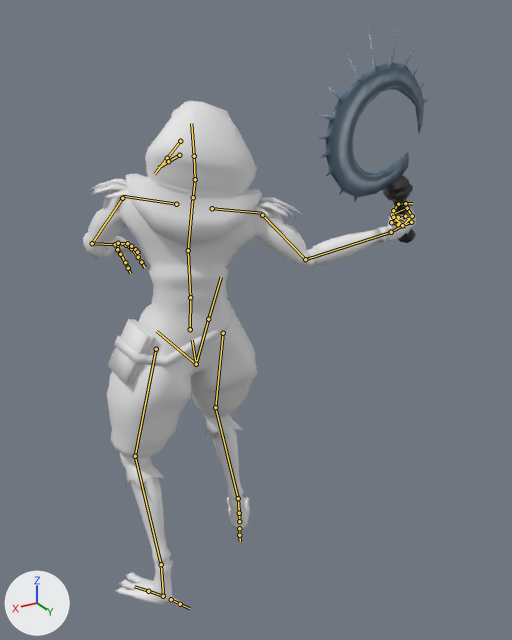
What one commit did to the FBX model Assets/Models/Characters/Classes/crow.fbx.
Rendered twice from a 50 mm lens placed at (0.97, 2.07, 2.02), pointed at (-0.29, -0.02, 0.97). Lighting does not change. The marker at lower left points along +X, +Y and +Z. The older version comes first. Both versions are drawn at frame 1 of the action 'metarig|basic'; the numbers are the values there. The bones that change, and the others that lie on the model, are drawn over the model as lines.

Names of what the first picture shows: 'belt', 'body', 'book', 'hood', 'scythe'.
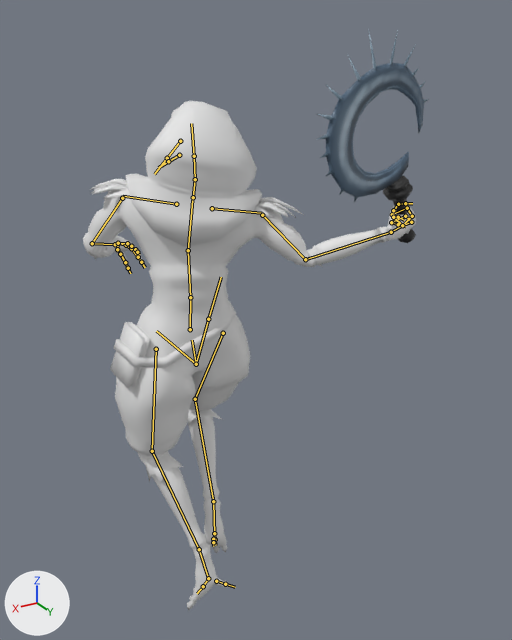
What differs and where, as boxes [x1, y1, x2, y2] in the pictures (512 x 640 px):
'body', posed: before [83, 179, 416, 608]; after [83, 179, 416, 611]
'book', posed (15% narrower): before [107, 319, 154, 384]; after [110, 322, 150, 389]
'belt', posed: before [114, 300, 235, 367]; after [114, 300, 236, 368]
bone 'thigh.L', root to tip: before (156, 349) to (135, 456); after (156, 349) to (152, 451)
bone 'shin.L', root to tip: before (135, 456) to (161, 564); after (152, 451) to (199, 549)
bone 'toe.L', root to tip: before (163, 596) to (148, 591); after (208, 578) to (203, 586)
bone 'thigh.R', root to tip: before (223, 333) to (215, 407); after (223, 333) to (195, 399)
bone 'shin.R', root to tip: before (215, 407) to (238, 498); after (195, 399) to (213, 501)
bone 'toe.R', root to tip: before (239, 521) to (239, 513); after (214, 533) to (215, 539)

Diff of the bpy script that builds the scene:
```diff
--- a/Assets/Models/Characters/Classes/crow.fbx.py
+++ b/Assets/Models/Characters/Classes/crow.fbx.py
@@ bone_thigh_l @@
 bone_thigh_l = bpy.data.objects['metarig'].pose.bones['thigh.L']  # child of 'spine'
-bone_thigh_l.rotation_quaternion = (0.992, -0.065, -0.061, -0.088)  # degrees (-7, -8, -10)
+bone_thigh_l.rotation_quaternion = (0.996, -0.069, -0.055, -0.006)  # degrees (-8, -6, 0)
@@ bone_shin_l @@
 bone_shin_l = bpy.data.objects['metarig'].pose.bones['shin.L']  # child of 'thigh.L'
-bone_shin_l.rotation_quaternion = (0.965, 0.257, -0.005, 0.057)  # degrees (30, -2, 6)
+bone_shin_l.rotation_quaternion = (0.95, 0.303, -0.008, 0.077)  # degrees (35, -4, 8)
@@ bone_toe_l @@
 bone_toe_l = bpy.data.objects['metarig'].pose.bones['toe.L']  # child of 'foot.L'
-bone_toe_l.rotation_quaternion = (0.977, 0.205, -0.057, 0.012)  # degrees (24, -7, 0)
+bone_toe_l.rotation_quaternion = (0.976, -0.211, -0.057, -0.013)  # degrees (-24, -7, 0)
@@ bone_thigh_r @@
 bone_thigh_r = bpy.data.objects['metarig'].pose.bones['thigh.R']  # child of 'spine'
-bone_thigh_r.rotation_quaternion = (0.979, -0.197, -0.007, 0.05)  # degrees (-23, 0, 6)
+bone_thigh_r.rotation_quaternion = (0.962, -0.272, -0.018, -0.017)  # degrees (-32, -3, -1)
@@ bone_shin_r @@
 bone_shin_r = bpy.data.objects['metarig'].pose.bones['shin.R']  # child of 'thigh.R'
-bone_shin_r.rotation_quaternion = (0.957, 0.29, -0.012, -0.002)  # degrees (34, -1, -1)
+bone_shin_r.rotation_quaternion = (0.868, 0.494, 0.016, -0.048)  # degrees (59, 4, -4)
@@ bone_toe_r @@
 bone_toe_r = bpy.data.objects['metarig'].pose.bones['toe.R']  # child of 'foot.R'
-bone_toe_r.rotation_quaternion = (0.995, 0.098, 0.001, -0.006)  # degrees (11, 0, -1)
+bone_toe_r.rotation_quaternion = (0.976, -0.216, 0.003, -0.005)  # degrees (-25, 0, -1)
```
